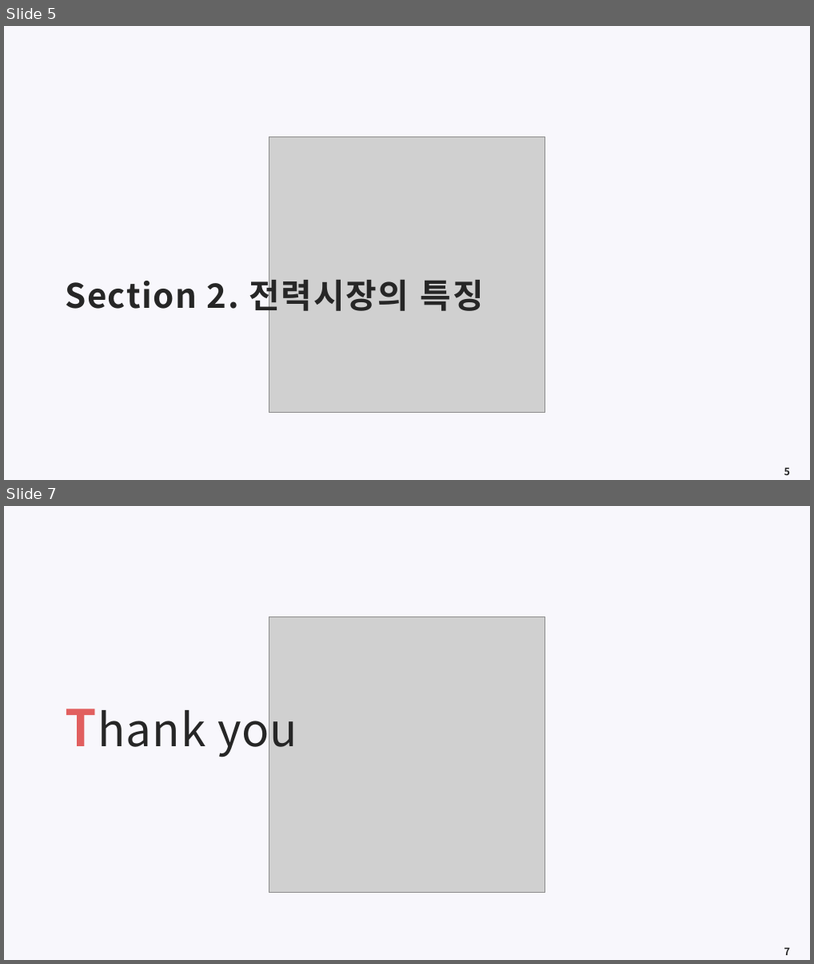
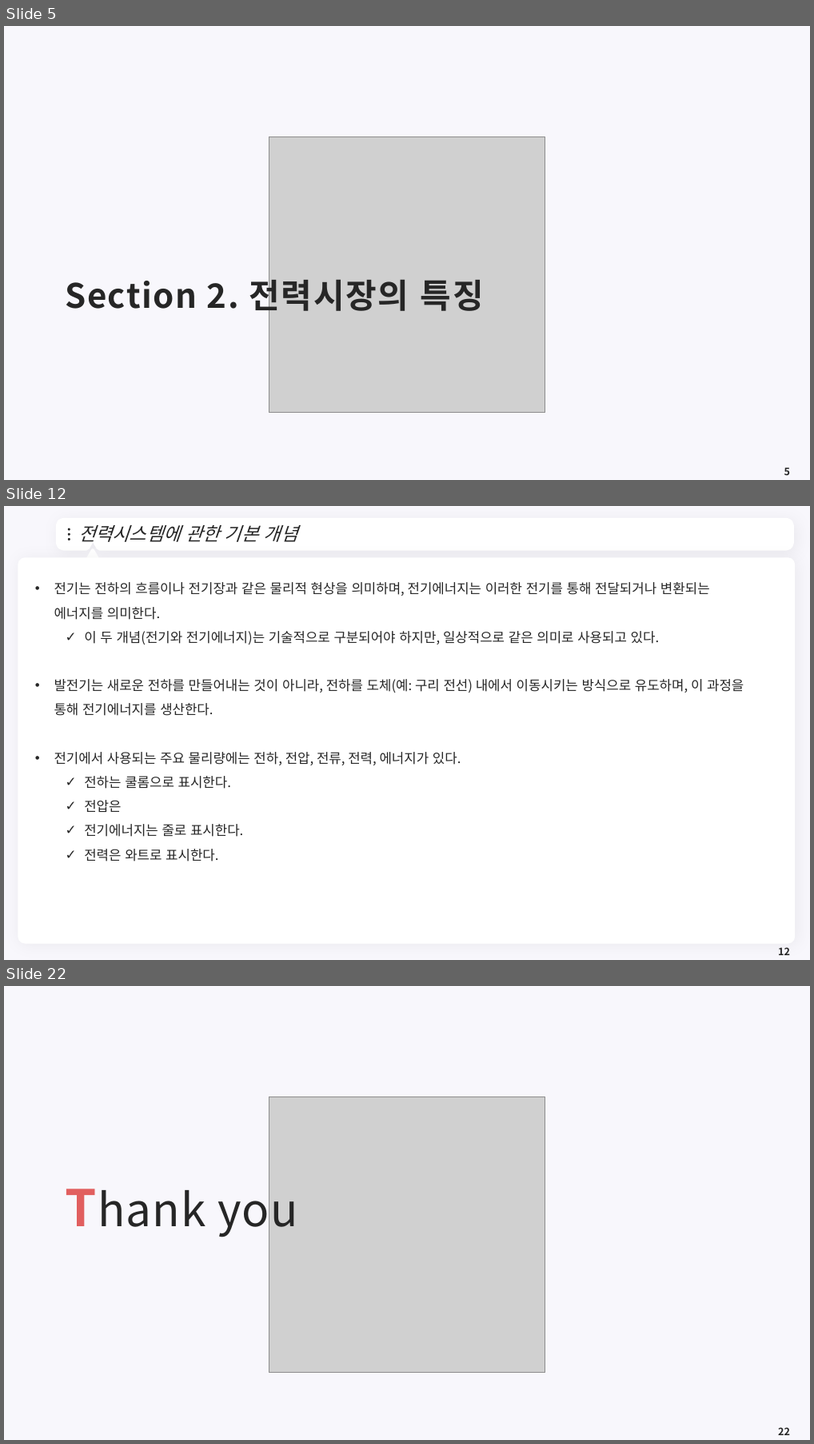
Before and after one commit to meandthey/Teaching, a slide deck: 에너지경제학/자원에너지경제학_Chapter_7 (전력시장).pptx. Shown one above the other, each under a label of ours: slides 5 and 7 before the commit, slides 5, 12 and 22 after it; the slides between them are not shown. The pictures are 814x964 and 814x1444 pixels, drawn with LibreOffice and Linux fonts; fonts in the diff are those of the drawing; grey boxes stand for pictures; background and template pictures are left out. Boxes give left, top, right and bottom in pixels: in the first picture for what was removed or moved away, otherwise in the second. Text is boxed around its words. In the diff, an @@ line names an element or a change of style, - is before the commit and + after.

```diff
--- a/에너지경제학/자원에너지경제학_Chapter_7 (전력시장).pptx
+++ b/에너지경제학/자원에너지경제학_Chapter_7 (전력시장).pptx
@@ slide 12 added at (x1=4, y1=506, x2=810, y2=960), background #F8F7FC @@
@@ freeform shape added at (x1=59, y1=521, x2=792, y2=548), fill #FFFFFF, outline #FFFFFF 7.25 pt @@
@@ ellipse added at (x1=68, y1=528, x2=70, y2=531), fill #262626 @@
@@ title added at (x1=78, y1=525, x2=298, y2=542), 22 pt, text #262626, italic @@
+전력시스템에 관한 기본 개념
@@ ellipse added at (x1=68, y1=533, x2=70, y2=536), fill #262626 @@
@@ ellipse added at (x1=68, y1=538, x2=70, y2=540), fill #262626 @@
@@ triangle added at (x1=86, y1=550, x2=99, y2=562), fill #FFFFFF, outline #FFFFFF 3.75 pt @@
@@ freeform shape added at (x1=775, y1=530, x2=782, y2=540), fill #FFFFFF @@
@@ rounded rectangle added at (x1=18, y1=557, x2=796, y2=944), fill #FFFFFF @@
@@ text added at (x1=54, y1=582, x2=744, y2=861), 16 pt, text #262626 @@
+• 전기는 전하의 흐름이나 전기장과 같은 물리적 현상을 의미하며, 전기에너지는 이러한 전기를 통해 전달되거나 변환되는 에너지를 의미한다.
+  ✓ 이 두 개념(전기와 전기에너지)는 기술적으로 구분되어야 하지만, 일상적으로 같은 의미로 사용되고 있다.
+• 발전기는 새로운 전하를 만들어내는 것이 아니라, 전하를 도체(예: 구리 전선) 내에서 이동시키는 방식으로 유도하며, 이 과정을 통해 전기에너지를 생산한다.
+• 전기에서 사용되는 주요 물리량에는 전하, 전압, 전류, 전력, 에너지가 있다.
+  ✓ 전하는 쿨롬으로 표시한다.
+  ✓ 전압은
+  ✓ 전기에너지는 줄로 표시한다.
+  ✓ 전력은 와트로 표시한다.
@@ page number added at (x1=778, y1=947, x2=790, y2=955), 12 pt, text #262626, bold @@
+12
@@ what was slide 7 is now slide 22 @@
@@ page number at (x1=778, y1=1427, x2=790, y2=1435): text changed @@
-7
+22
```
Also in this commit, not shown: 1 slide changed, 14 other slides added.
